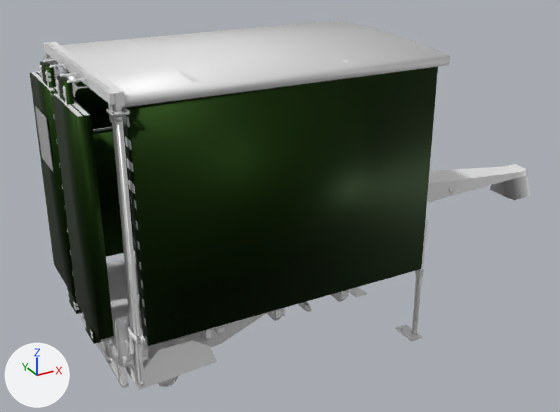
The FBX model cage_trailer/meshes/trucks/tuning/double.fbx, before and after one commit.
One viewpoint serves both versions: a camera (50 mm lens) standing at (-0.1112, -0.1075, 0.0755) and looking at (-0.0512, 0.0016, 0.021). Lighting does not change. The marker at lower left points along +X, +Y and +Z. Where no turn or scale is listed for an object, it has been applied to the vertices. Vertices at the same position are counted once.

Before the edit, the objects in view are built like this:
```python
me_cube_047 = bpy.data.meshes.new('Cube.047')
me_cube_047.from_pydata(...)  # 86 vertices, 76 faces; spans x -0.0862..-0.0282, y -0.0131..0.0129, z 0.01..0.0264
me_cube_048 = bpy.data.meshes.new('Cube.048')
me_cube_048.from_pydata(...)  # 286 vertices, 207 faces; spans x -0.0886..0.0048, y -0.0169..0.0169, z 0.0104..0.0582
# faces by material slot: [177, 30]
me_cube_048.materials.append(mat_top_mat_009)  # its picture is missing
me_cube_048.materials.append(mat_arm_mat_036)  # dark green #223716
me_cube_076 = bpy.data.meshes.new('Cube.076')
me_cube_076.from_pydata(...)  # 196 vertices, 172 faces; spans x -0.0002..0.0309, y -0.0034..0.0094, z -0.029..0.0002
me_cube_076.materials.append(mat_placards_mat)  # its picture is missing
ob_cdt_body_007 = bpy.data.objects.new('cdt_Body.007', me_cube_048)
ob_cdt_body_007.location = (0.0, 0.0, -0.0081)
ob_cdt_rootnode_008 = bpy.data.objects.new('cdt_RootNode.008', me_cube_047)
ob_cdt_rootnode_008.location = (0.0, 0.0, -0.0081)
ob_placards_004 = bpy.data.objects.new('placards.004', me_cube_076)
ob_placards_004.location = (-0.0888, 0.0069, 0.0419)
# also in view: 'cdt_UpperGate.004' at (-0.0577, -0.0001, 0.043); 'lift.005' at (-0.0588, 0.0, 0.0293); 'cdt_Lift.003' at (-0.0605, -0.0001, 0.013); 'main2.001' at (-0.0405, 0.0, 0.0221); 'cdt_LowerGate.004' at (-0.058, 0.0149, 0.0237)
```
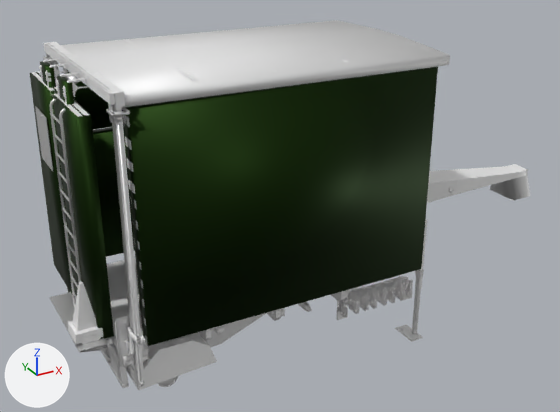
Where the change shows, as pixel boxes (x1, y1, x2, y2) in the pictures (560 x 412 px):
'cone.035', added
    after: (49, 99, 108, 352)
'chain.002', added
    after: (337, 275, 413, 317)
'cdt_Cone.002', added
    after: (68, 281, 103, 344)
'cdt_ChainF.002', added
    after: (336, 308, 348, 320)
part 1 of me_cube_048, added
    after: (50, 299, 107, 352)

What the commit changed:
Material 'cone_mat' (mat_cone_mat) is new.
Its base color is (0.8, 0.8, 0.8) (white #e7e7e7).
Its metallic is 1.0.
Material 'chain_mat' (mat_chain_mat) is new.
Its base color is (0.8, 0.8, 0.8) (white #e7e7e7).
Its metallic is 1.0.
me_cube_048 is used by ob_cdt_body_007; location (0.0, 0.0, -0.0081).
me_cube_048 had 286 vertices, 207 faces and spanned x -0.0886..0.0048, y -0.0169..0.0169, z 0.0104..0.0582.
me_cube_048 now has 294 vertices, 213 faces and spans x -0.0919..0.0048, y -0.0169..0.0169, z 0.0104..0.0582.
me_cube_048 part 1: a new loose piece, a box spanning x -0.09188..-0.08786, y -0.01463..0.00221, z 0.02166..0.02185, in mat_cone_mat (white #e7e7e7).
me_cube_048 now uses material mat_cone_mat (white #e7e7e7).
Mesh me_cube_148 is new.
It has 2816 vertices, 2610 faces and spans x -0.0021..0.002, y -0.0084..0.0084, z 0.0005..0.0342.
It uses material mat_cone_mat (white #e7e7e7).
Mesh me_cube_110 is new.
It is a box spanning x -0.001..0.001, y -0.0002..0.0002, z -0.00088..0.00088.
Mesh me_cube_108 is new.
It has 16 vertices, 14 faces and spans x -0.00217..0.00182, y -0.00202..0.00198, z 0.00029..0.00867.
Mesh me_cube_150 is new.
It has 25080 vertices, 15724 faces and spans x 0.00269..0.01722, y -0.01092..-0.00778, z 0.00696..0.0122.
It uses material mat_chain_mat (white #e7e7e7).
Object 'cone.035' (ob_cone_035) is new; it shows me_cube_148.
Its location is (-0.0898, -0.0062, 0.0122).
Object 'cdt_ChainF.002' (ob_cdt_chainf_002) is new; it shows me_cube_110.
Its location is (-0.0471, -0.013, 0.0057).
Object 'cdt_Cone.002' (ob_cdt_cone_002) is new; it shows me_cube_108.
Its location is (-0.0898, -0.0112, 0.0138).
Object 'chain.002' (ob_chain_002) is new; it shows me_cube_150.
Its location is (-0.0503, -0.0036, -0.0015).
